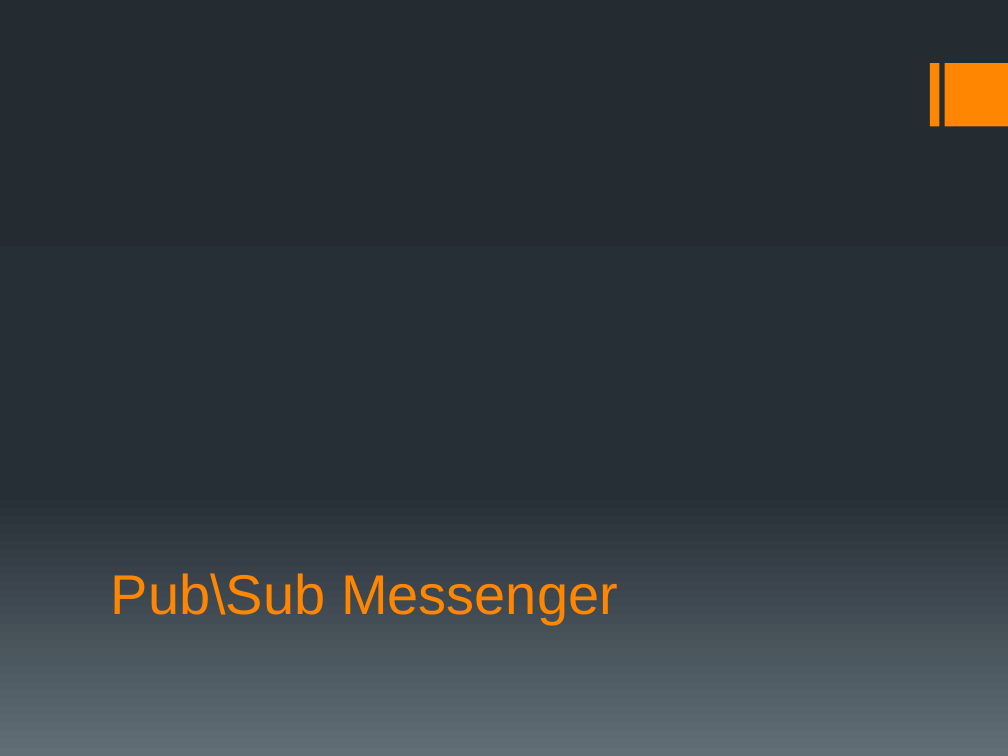
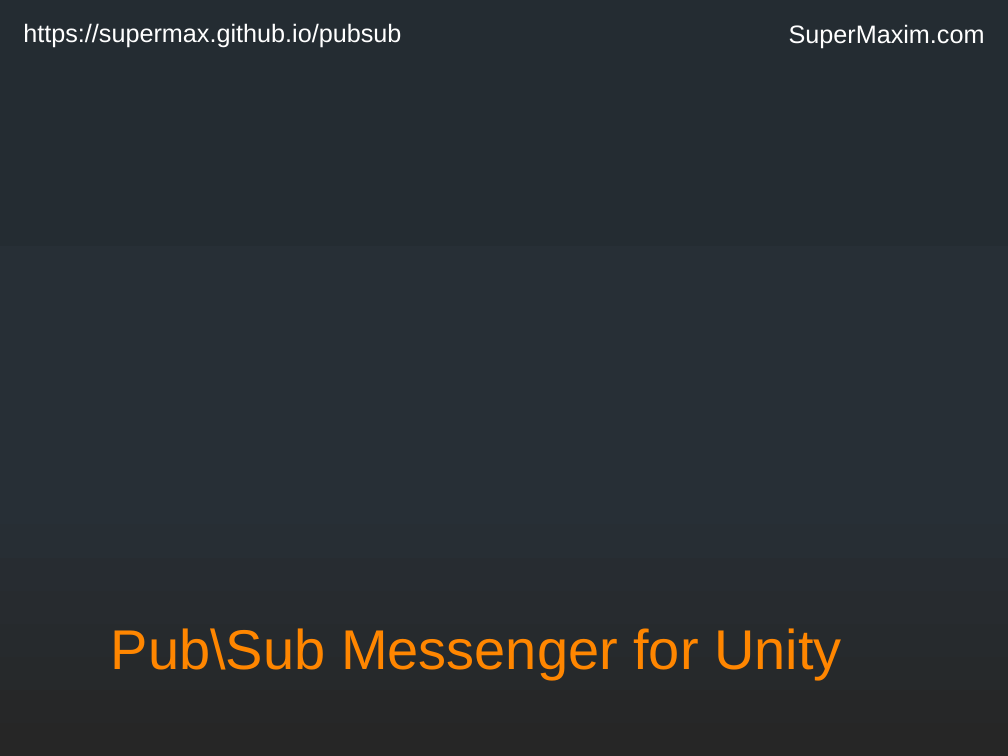
Before and after one commit to supermax/pubsub, a slide deck: slide 1 of docs/PubSub Messenger.pptx. Drawn at 1008x756 pixels with LibreOffice and Linux fonts; fonts in the diff are those of the drawing; background and template pictures are left out. Boxes give left, top, right and bottom in pixels: in the first picture for what was removed or moved away, otherwise in the second. Text is boxed around its words. In the diff, an @@ line names an element or a change of style, - is before the commit and + after.

```diff
--- a/docs/PubSub Messenger.pptx
+++ b/docs/PubSub Messenger.pptx
@@ background gradient #242C33 to #273037 to #636D76 to picture (left out) @@
@@ text added at <box>23,23,401,48</box>, 18 pt, text #FFFFFF @@
+https://supermax.github.io/pubsub
@@ text added at <box>789,24,985,49</box>, 18 pt, text #FFFFFF @@
+SuperMaxim.com
@@ rectangle removed at <box>929,64,938,127</box> @@
@@ rectangle removed at <box>944,64,1008,127</box> @@
@@ title at <box>111,628,841,679</box>: text changed @@
-Pub\Sub Messenger
+Pub\Sub Messenger for Unity
```
Also in this commit, not shown: 4 other slides changed, 1 slide added, 10 other files.
